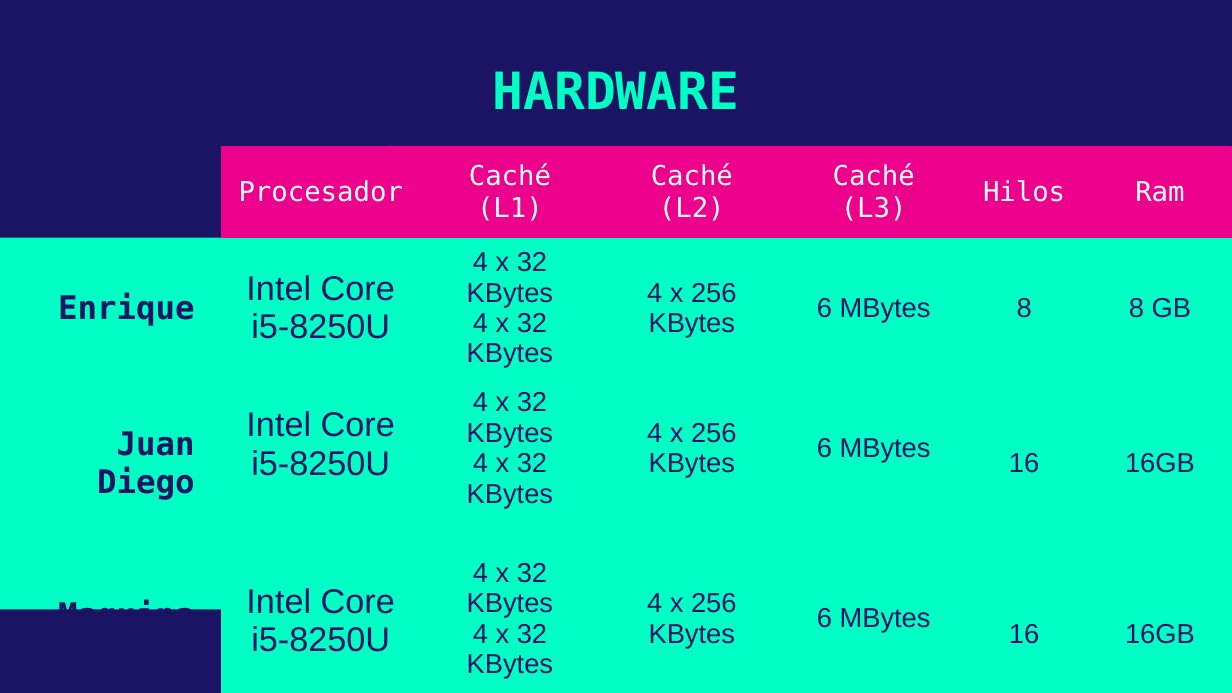
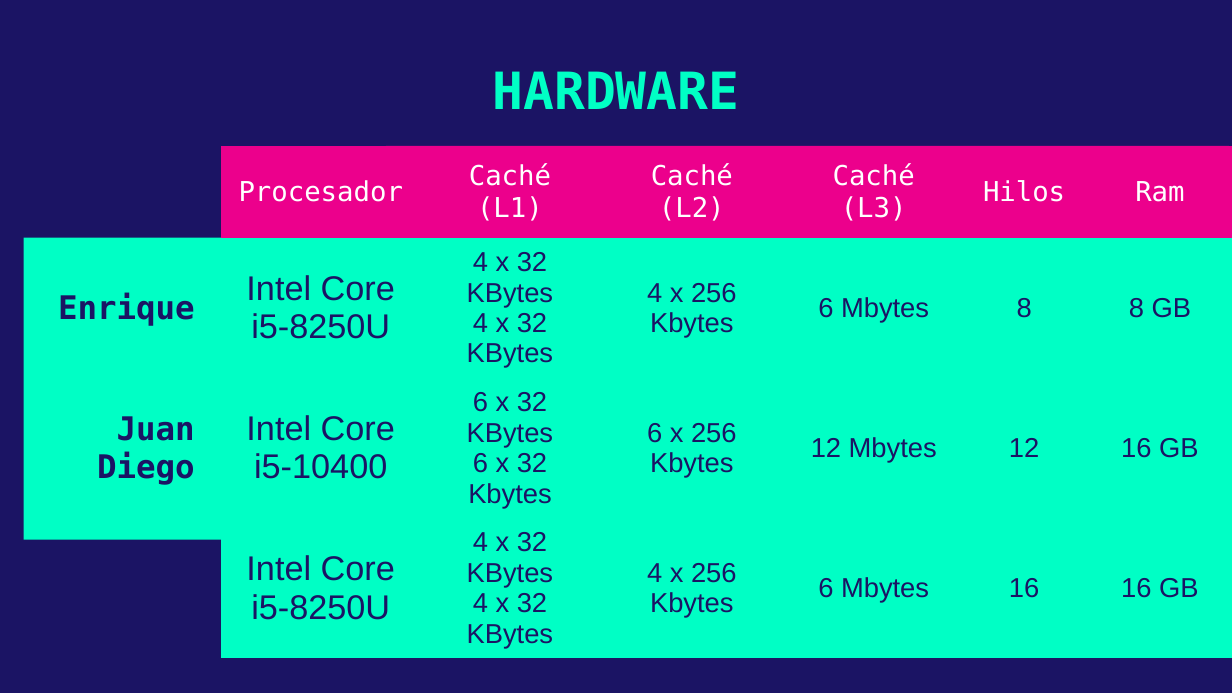
Before and after one commit to juandiegovqdev/P2-ASD, a slide deck: slide 4 of P2-ASD.pptx. Drawn at 1232x693 pixels with LibreOffice and Linux fonts; fonts in the diff are those of the drawing. Boxes give left, top, right and bottom in pixels: in the first picture for what was removed or moved away, otherwise in the second. Text is boxed around its words. In the diff, an @@ line names an element or a change of style, - is before the commit and + after.

```diff
--- a/P2-ASD.pptx
+++ b/P2-ASD.pptx
@@ table at (x1=4, y1=147, x2=1232, y2=652) @@
-row 2, column 4: 4 x 256 KBytes
+row 2, column 4: 4 x 256 Kbytes
-row 2, column 5: 6 MBytes
+row 2, column 5: 6 Mbytes
-row 3: Juan Diego | Intel Core i5-8250U | 4 x 32 KBytes / 4 x 32 KBytes | 4 x 256 KBytes | 6 MBytes | 16 | 16GB
+row 3: Juan Diego | Intel Core i5-10400 | 6 x 32 KBytes / 6 x 32 Kbytes | 6 x 256 Kbytes | 12 Mbytes | 12 | 16 GB
-row 4: Maquina Virtual | Intel Core i5-8250U | 4 x 32 KBytes / 4 x 32 KBytes | 4 x 256 KBytes | 6 MBytes | 16 | 16GB
+row 4: Maquina Virtual | Intel Core i5-8250U | 4 x 32 KBytes / 4 x 32 KBytes | 4 x 256 Kbytes | 6 Mbytes | 16 | 16 GB
@@ rectangle resized from (x1=0, y1=238, x2=1037, y2=610) to (x1=23, y1=238, x2=1037, y2=540) @@
```
Also in this commit, not shown: 2 other slides changed, 1 slide added, 1 slide removed, 14 other files.
